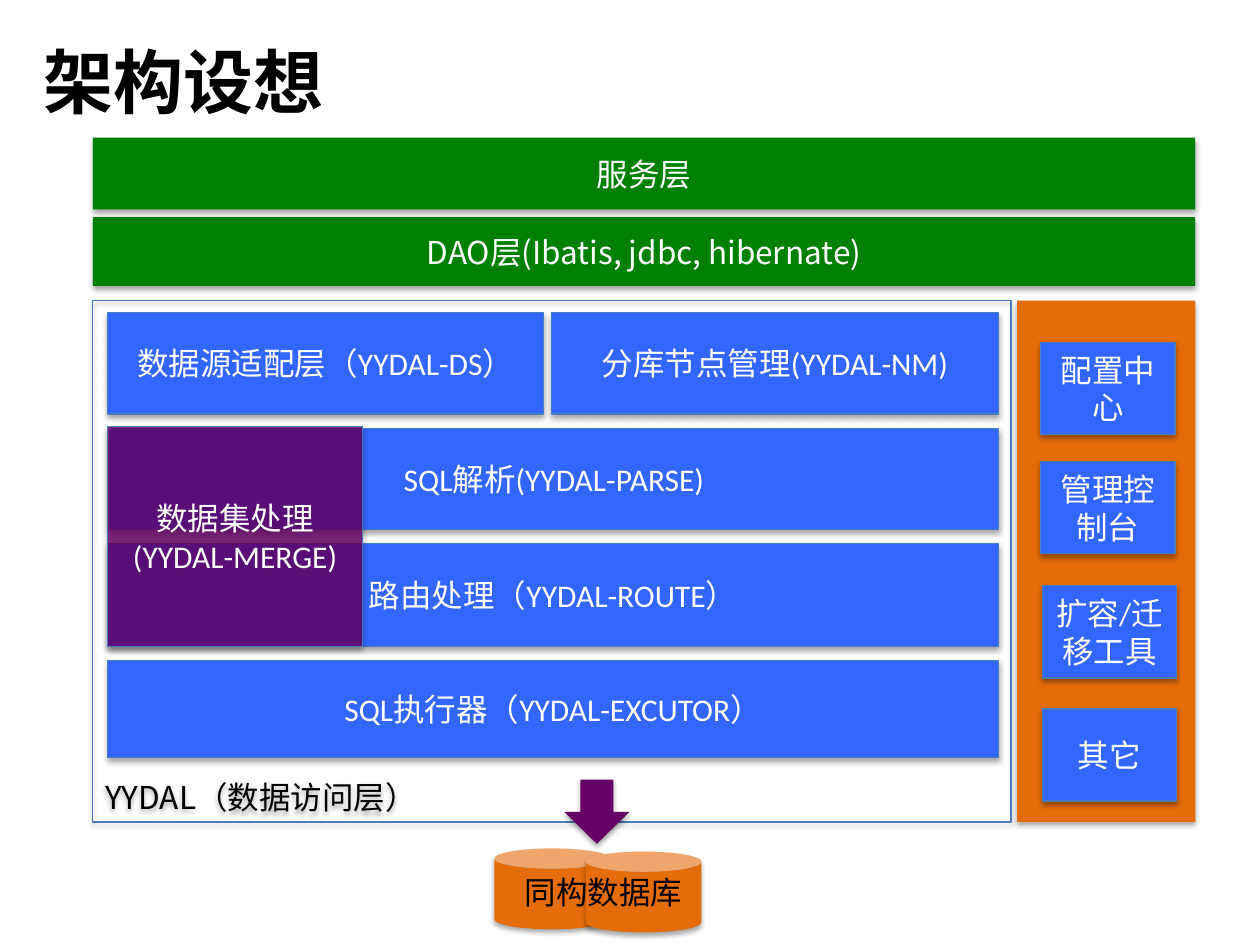
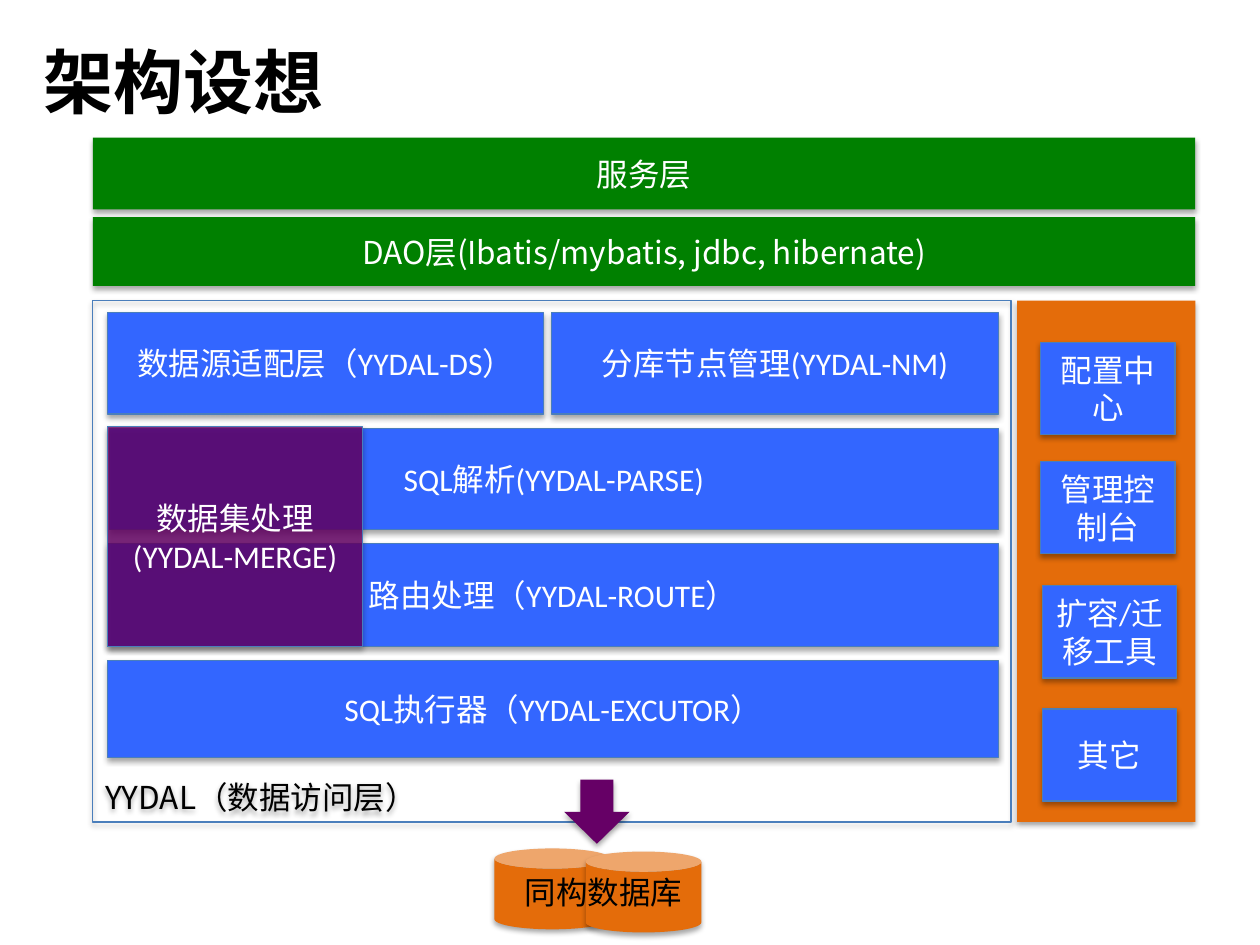
Before and after one commit to zl2006/yy-document, a slide deck: slide 3 of 分布式数据库设计（YYDAL）.pptx. Drawn at 1260x945 pixels with LibreOffice and Linux fonts; fonts in the diff are those of the drawing. Boxes give left, top, right and bottom in pixels: in the first picture for what was removed or moved away, otherwise in the second. Text is boxed around its words. In the diff, an @@ line names an element or a change of style, - is before the commit and + after.

```diff
--- a/分布式数据库设计（YYDAL）.pptx
+++ b/分布式数据库设计（YYDAL）.pptx
@@ text in rectangle at box(362, 238, 926, 272): text changed @@
-DAO层(Ibatis, jdbc, hibernate)
+DAO层(Ibatis/mybatis, jdbc, hibernate)
```
Also in this commit, not shown: 2 other slides changed, 4 slides added.
